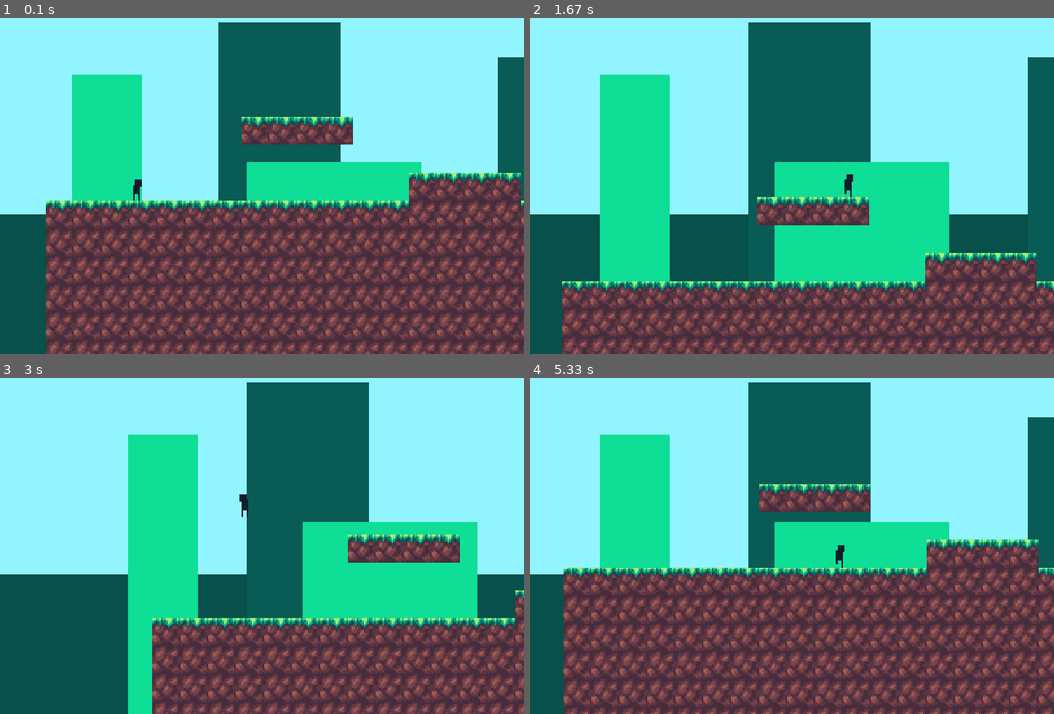
Above: before the commit, frames 1-4 (two rows, left to right).
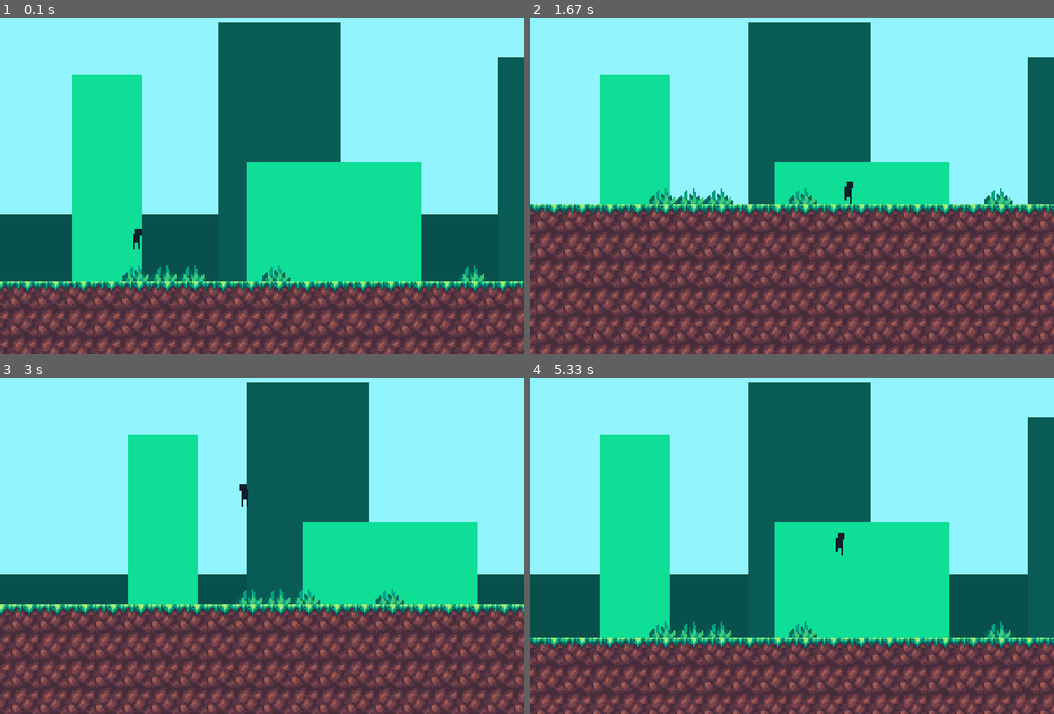
Above: after the commit, the same moments.

Repository: CuboMagico/pygame-tutorial-dafluffypotato
Game: pygame game, started from main.py
Two runs of this game, one before a commit and one after it. Both use one fixed random seed, a clock stepped at 60 frames per second and the inputs below.
Inputs:
- Up to frame 1 (0.1 s): no input
- Up to frame 2 (1.67 s): hold D 0.33-0.8 s; hold W 0.83-1.13 s; hold D 1.17-1.63 s
- Up to frame 3 (3 s): hold A 1.67-2.2 s; hold A 2.23-2.63 s; hold W from 2.67 s (still down)
- Up to frame 4 (5.33 s): release W at 3.03 s; hold D 3.07-3.7 s; hold A 3.73-4.2 s; hold D 4.23-4.7 s; hold W 4.73-5.03 s; hold D from 5.07 s (still down)

The runs differ from the first frame. In frame 1, 38% of the frame differs, in the area x 0-100%, y 29-100%; in frame 2, 35%; in frame 3, 24%; in frame 4, 35%.

Commit message:
Final do sétimo vídeo

Diff:
--- a/constants.py
+++ b/constants.py
@@ -6,6 +6,7 @@
 GRAVITY = 0.2
 VERTICAL_MOMENTUM = 5
 
+CHUNCK_SIZE = 8
 
 
 # Cores
--- a/main.py
+++ b/main.py
@@ -8,7 +8,6 @@
 
 clock = pygame.time.Clock()
 
-
 pygame.init()
 pygame.mixer.pre_init()
 
@@ -20,9 +19,7 @@
 
 collision_types = { "top" : False, "bottom" : False, "left" : False, "right" : False }
 
-player = pygame.image.load("./images/player.png")
-player.set_colorkey(COLOR_KEY)
-player_rect = pygame.rect.Rect(50, 100, player.get_width(), player.get_height())
+player_rect = pygame.rect.Rect(50, 100, 5, 13)
 
 grass = pygame.image.load("./images/grass.png")
 grass_sounds = [pygame.mixer.Sound("./sounds/grass_0.wav"), pygame.mixer.Sound("./sounds/grass_1.wav")]
@@ -34,6 +31,10 @@
 pygame.mixer.music.play(-1)
 
 dirt = pygame.image.load("./images/dirt.png")
+plant_img = pygame.image.load("./images/plant.png")
+plant_img.set_colorkey(COLOR_KEY)
+
+tile_index = { 1 : grass, 2 : dirt, 3 : plant_img}
 
 global animation_frames
 animation_frames = {}
@@ -52,6 +53,30 @@
 
 
 animation_database = {}
+
+def generate_chunk (x, y) :
+    chunck_data = []
+
+    for y_pos in range(CHUNCK_SIZE) :
+        for x_pos in range(CHUNCK_SIZE) :
+            target_x = x * CHUNCK_SIZE + x_pos
+            target_y = y * CHUNCK_SIZE + y_pos
+            tile_type = 0
+
+            if target_y > 10 :
+                tile_type = 2
+
+            elif target_y == 10 :
+                tile_type = 1
+
+            elif target_y == 9 :
+                if random.randint(1, 5) == 1 :
+                    tile_type = 3
+
+            if tile_type != 0 :
+                chunck_data.append([[target_x, target_y], tile_type])
+
+    return chunck_data
 
 
 def collision_test (rect : Rect, tiles : List[Rect]) -> List[Rect] :
@@ -105,6 +130,8 @@
 
         return game_map
 
+game_map = {}
+
 
 def load_animation (path, frame_duration) :
     global animation_frames
@@ -162,6 +189,21 @@
             pygame.draw.rect(display, BACKGRUND_LIME_GREEN_SECONDARY, obj_rect)
 
 
+    tile_rects = []
+    for y in range(3) :
+        for x in range(4) :
+            target_x = x - 1 + int(round(scroll[0] / (CHUNCK_SIZE * 16)))
+            target_y = y - 1 + int(round(scroll[1] / (CHUNCK_SIZE * 16)))
+            target_chunck = f"{target_x};{target_y}"
+
+            if target_chunck not in game_map :
+                game_map[target_chunck] = generate_chunk(target_x, target_y)
+
+            for tile in game_map[target_chunck] :
+                display.blit(tile_index[tile[1]], (tile[0][0] * 16 - scroll[0], tile[0][1] * 16 - scroll[1]))
+                if tile[1] in [1, 2] :
+                    tile_rects.append(pygame.Rect(tile[0][0] * 16, tile[0][1] * 16, 16, 16))
+
     # Câmera
 
     true_scroll[0] += (player_rect.x - true_scroll[0] - RESOLUTION[0] / 2) / 20
@@ -172,25 +214,25 @@
 
     # Renderização do mapa
 
-    hit_list = []
-
-    y_tile = 0
-    for row in load_map("map") :
-        x_tile = 0
-
-        for tile in row :
-            if tile != "0" :
-                hit_list.append(pygame.rect.Rect(x_tile, y_tile, 16, 16))
-
-            if tile == "1" :
-                display.blit(grass, (x_tile - scroll[0], y_tile - scroll[1]))
-
-            elif tile == "2" :
-                display.blit(dirt, (x_tile - scroll[0], y_tile - scroll[1]))
-
-
-            x_tile += 16
-        y_tile += 16
+    # hit_list = []
+
+    # y_tile = 0
+    # for row in game_map :
+    #     x_tile = 0
+
+    #     for tile in row :
+    #         if tile != "0" :
+    #             hit_list.append(pygame.rect.Rect(x_tile, y_tile, 16, 16))
+
+    #         if tile == "1" :
+    #             display.blit(grass, (x_tile - scroll[0], y_tile - scroll[1]))
+
+    #         elif tile == "2" :
+    #             display.blit(dirt, (x_tile - scroll[0], y_tile - scroll[1]))
+
+
+    #         x_tile += 16
+    #     y_tile += 16
 
 
     # Sound effects
@@ -258,7 +300,7 @@
         momentum = 5
 
 
-    player_rect, collision_types = move(player_rect, player_movement, hit_list) # Definição de movimentação
+    player_rect, collision_types = move(player_rect, player_movement, tile_rects) # Definição de movimentação
 
     # Renderização na tela
     player_frame += 1
Binary file added: images/plant.png
Binary file removed: images/player.png
